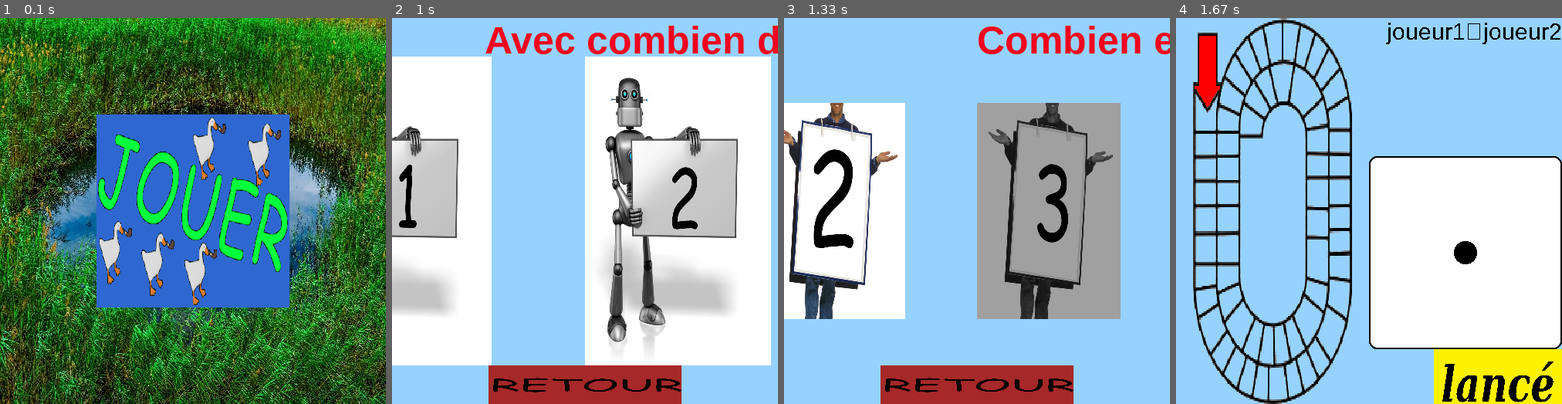
Above: before the commit, frames 1-4 (left to right).
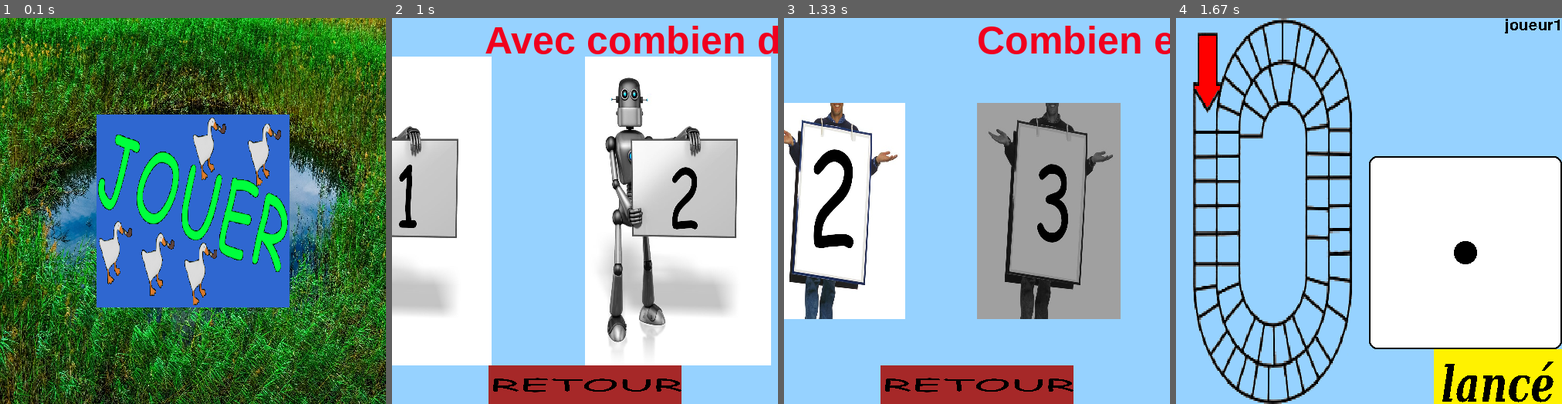
Above: after the commit, the same moments.

Repository: chokinyan/nsi-projet
Game: pygame game, started from projet nsi/projet.py
Two runs of this game, one before a commit and one after it. Both use one fixed random seed, a clock stepped at 60 frames per second and the inputs below.
Inputs (mouse positions are in pixels of both pictures, inside the frame that each line leads up to):
- Up to frame 1 (0.1 s): no input
- Up to frame 2 (1 s): click (585, 211) at 0.38 s; click (585, 238) at 0.72 s
- Up to frame 3 (1.33 s): click (1034, 75) at 1.05 s
- Up to frame 4 (1.67 s): click (1237, 211) at 1.38 s

Frames 1-3 are identical in both runs. In frame 4, 0.7% of the frame differs, in the area x 54-100%, y 0-7%.

Commit message:
Update projet.py

Diff:
--- a/projet nsi/projet.py
+++ b/projet nsi/projet.py
@@ -117,6 +117,8 @@
         def joueur_effet(case:int) -> str:
             return (plateau_jeu[case-1].effect)
 
+def text(surface,txt,font,couleur):
+    pass
 #-------------------------------------------------------------
 why = 1
 if why == 1:
@@ -221,12 +223,11 @@
 
         elif comment == "partie":
             screen.fill((150,210,255,0))
-            font = pyg.font.SysFont(name = 'arial',size = 30)
+            font = pyg.font.SysFont(name = 'None',size = 30)
             texte = "joueur1"
-            texte_d = "joueur2"
             #texte = texte.split(' ')
             #for i in joueur: texte += f"{str(i)} \n"
-            texte = font.render(texte + '\n' +texte_d,False,(0,0,0))
+            texte = font.render(texte,False,(0,0,0))
             image_lance = pyg.image.load(r"projet nsi\image\dée\lance.png")
             image_lance = pyg.transform.scale(image_lance,(pyg.display.get_window_size()[0]/3,pyg.display.get_window_size()[1]/7))
             plateaux = pyg.image.load(r"projet nsi\image\image sans droit et utilisable\plateau\plateau.png")
